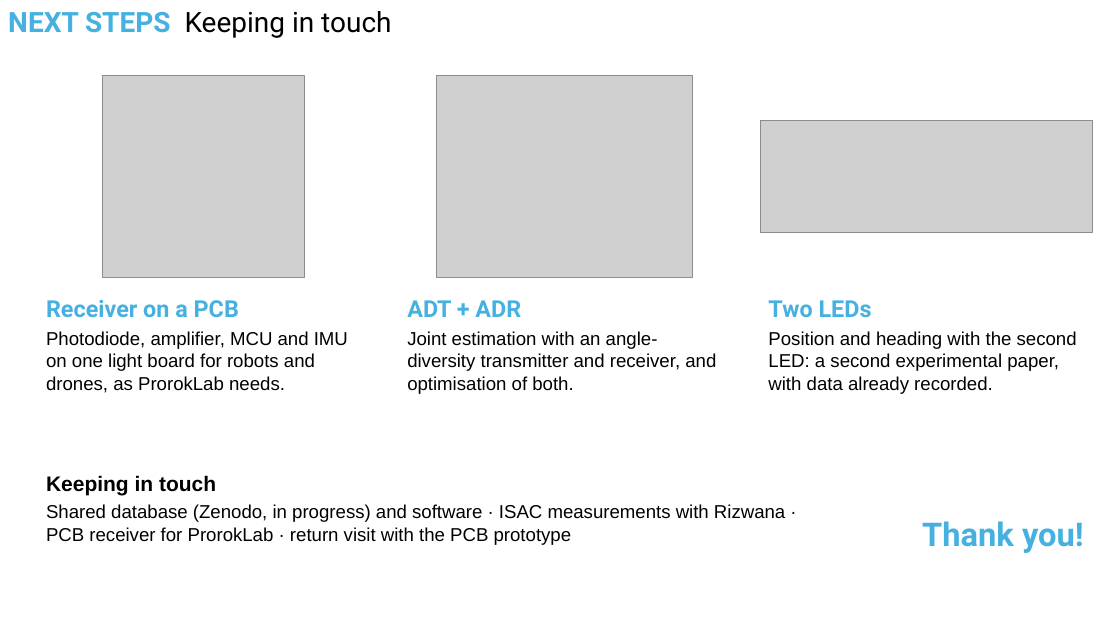
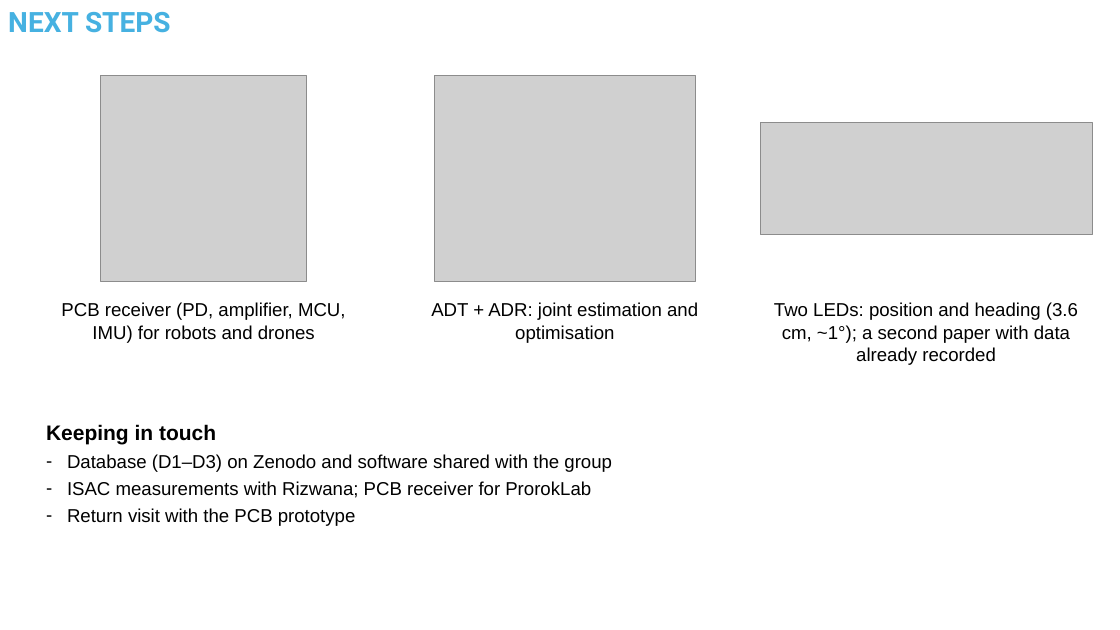
Before and after one commit to kevin-acuna/simulation_VLP, a slide deck: slide 7 of CAMBRIDGE/PPTs/2026-11-24 Final meeting - Visit summary.pptx. Drawn at 1120x630 pixels with LibreOffice and Linux fonts; fonts in the diff are those of the drawing; grey boxes stand for pictures. Boxes give left, top, right and bottom in pixels: in the first picture for what was removed or moved away, otherwise in the second. Text is boxed around its words. In the diff, an @@ line names an element or a change of style, - is before the commit and + after.

```diff
--- a/CAMBRIDGE/PPTs/2026-11-24 Final meeting - Visit summary.pptx
+++ b/CAMBRIDGE/PPTs/2026-11-24 Final meeting - Visit summary.pptx
@@ text at box(8, 12, 171, 33): text changed; text colour #000000 to #46B1E1; bold on @@
-NEXT STEPS Keeping in touch
+NEXT STEPS
@@ picture: place and size @@
-picture at box(103, 76, 305, 277)
+picture at box(101, 76, 307, 281)
@@ picture: place and size @@
-picture at box(437, 76, 693, 277)
+picture at box(434, 76, 696, 281)
@@ text at box(61, 302, 346, 343): text changed @@
-Receiver on a PCB
-Photodiode, amplifier, MCU and IMU on one light board for robots and drones, as ProrokLab needs.
+PCB receiver (PD, amplifier, MCU, IMU) for robots and drones
@@ text at box(431, 302, 698, 343): text changed @@
-ADT + ADR
-Joint estimation with an angle-diversity transmitter and receiver, and optimisation of both.
+ADT + ADR: joint estimation and optimisation
@@ text at box(774, 302, 1078, 365): text changed @@
-Two LEDs
-Position and heading with the second LED: a second experimental paper, with data already recorded.
+Two LEDs: position and heading (3.6 cm, ~1°); a second paper with data already recorded
@@ text "Keeping in touch": place and size @@
-text "Keeping in touch" at box(46, 475, 785, 545)
+text "Keeping in touch" at box(46, 424, 612, 526)
@@ text at box(67, 454, 612, 526): text changed @@
-Shared database (Zenodo, in progress) and software · ISAC measurements with Rizwana · PCB receiver for ProrokLab · return visit with the PCB prototype
+– Database (D1–D3) on Zenodo and software shared with the group
+– ISAC measurements with Rizwana; PCB receiver for ProrokLab
+– Return visit with the PCB prototype
@@ text removed at box(922, 521, 1084, 553) @@
-Thank you!
```
Also in this commit, not shown: 4 other slides changed, 3 slides added, 2 slides removed, 18 other files.
